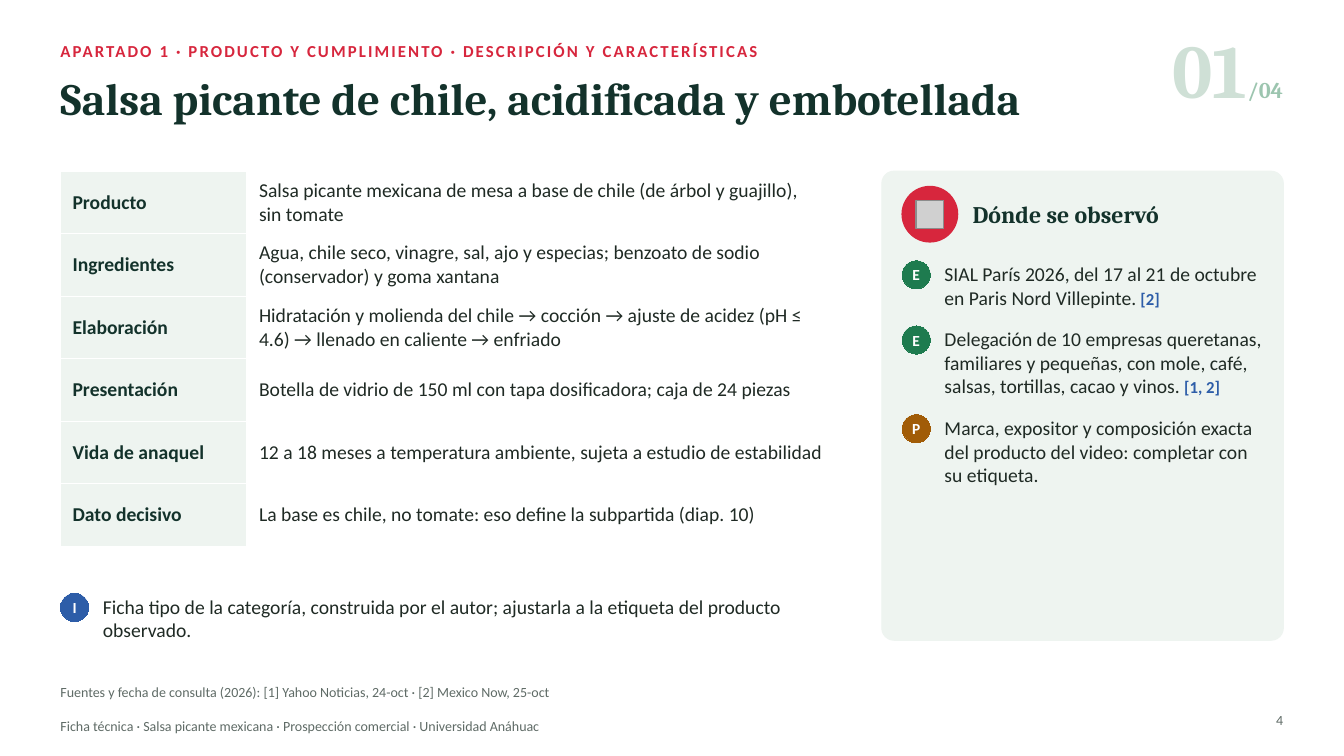
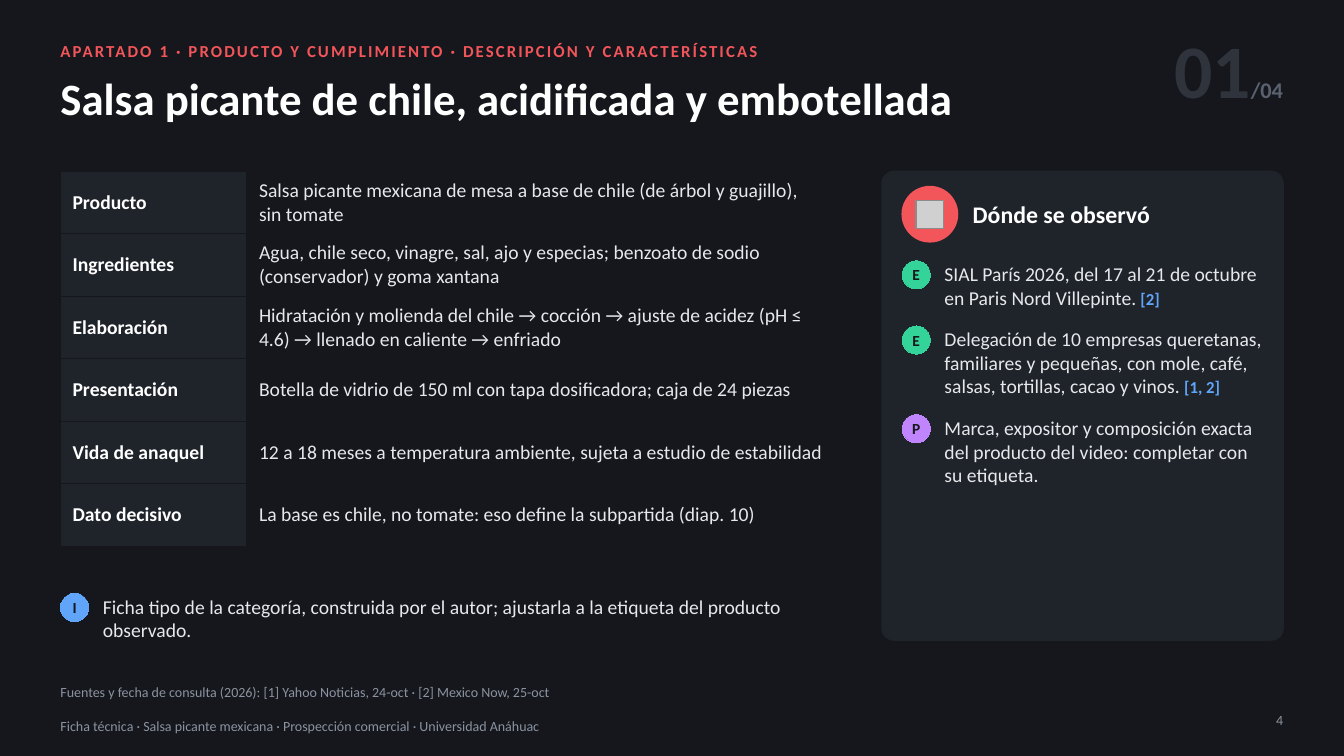
Before and after one commit to psiantonioochoa-design/Arquitectura, a slide deck: slide 4 of comercio-exterior/Ficha técnica · Salsa picante · Viabilidad arancelaria y de mercado.pptx. Drawn at 1344x756 pixels with LibreOffice and Linux fonts; fonts in the diff are those of the drawing; grey boxes stand for pictures. Boxes give left, top, right and bottom in pixels: in the first picture for what was removed or moved away, otherwise in the second. Text is boxed around its words. In the diff, an @@ line names an element or a change of style, - is before the commit and + after.

```diff
--- a/comercio-exterior/Ficha técnica · Salsa picante · Viabilidad arancelaria y de mercado.pptx
+++ b/comercio-exterior/Ficha técnica · Salsa picante · Viabilidad arancelaria y de mercado.pptx
@@ background #FFFFFF to #15171C @@
@@ text "01/04" at [1174, 27, 1283, 119]: font Cambria to Calibri; text colour #CFE0D6 to #2E333C, text colour #9CC5AF to #5A6270 in "01/04" @@
@@ text "APARTADO 1 · PRODUCTO Y ..." at [160, 46, 595, 57]: text colour #D7263D to #F2555A @@
@@ title "Salsa picante de chile, acidificada ..." at [60, 83, 952, 122]: font Cambria to Calibri, text colour #13322B to #FFFFFF @@
@@ table at [60, 171, 837, 528] @@
@@ fill #EEF4F0 to #1F232A in 6 cells @@
@@ text colour #13322B to #FFFFFF in "Producto", "Ingredientes", "Elaboración", "Presentación" and 2 more places @@
@@ text colour #1F2A24 to #E6E8EB in "Salsa picante mexicana de mesa a base ...", "Agua, chile seco, vinagre, sal, ajo y ...", "Hidratación y molienda del chile → cocción ...", "Botella de vidrio de 150 ml con ..." and 2 more places @@
@@ borders changed @@
@@ rounded rectangle at [882, 171, 1284, 640]: fill #EEF4F0 to #1F232A; outline #EEF4F0 1 pt to #1F232A 1 pt @@
@@ ellipse at [902, 187, 958, 242]: fill #D7263D to #F2555A; outline #D7263D 1 pt to #F2555A 1 pt @@
@@ text "Dónde se observó" at [973, 206, 1150, 223]: font Cambria to Calibri, text colour #13322B to #FFFFFF @@
@@ ellipse "E" at [902, 261, 931, 289]: text colour #FFFFFF to #15171C; fill #1E7B4F to #34D399; outline #1E7B4F 0.75 pt to #34D399 0.75 pt @@
@@ text "SIAL París 2026, del 17 ..." at [944, 267, 1257, 308]: text colour #1F2A24 to #E6E8EB; text colour #2D5DA8 to #60A5FA in "[2]" @@
@@ ellipse "E" at [902, 326, 931, 354]: text colour #FFFFFF to #15171C; fill #1E7B4F to #34D399; outline #1E7B4F 0.75 pt to #34D399 0.75 pt @@
@@ text "Delegación de 10 empresas queretanas, ..." at [944, 332, 1262, 396]: text colour #1F2A24 to #E6E8EB; text colour #2D5DA8 to #60A5FA in "[1, 2]" @@
@@ ellipse "P" at [902, 414, 931, 443]: text colour #FFFFFF to #15171C; fill #A15C07 to #C084FC; outline #A15C07 0.75 pt to #C084FC 0.75 pt @@
@@ text "Marca, expositor y composición exacta ..." at [944, 421, 1252, 485]: text colour #1F2A24 to #E6E8EB @@
@@ ellipse "I" at [60, 594, 89, 622]: text colour #FFFFFF to #15171C; fill #2D5DA8 to #60A5FA; outline #2D5DA8 0.75 pt to #60A5FA 0.75 pt @@
@@ text "Ficha tipo de la categoría, ..." at [103, 600, 781, 637]: text colour #1F2A24 to #E6E8EB @@
@@ text colour #5F6B66 to #8B93A1 in 3 elements at [60, 687, 549, 699], [1276, 716, 1283, 725], [60, 721, 539, 733] @@
```
Also in this commit, not shown: 23 other slides changed, 1 other file.
